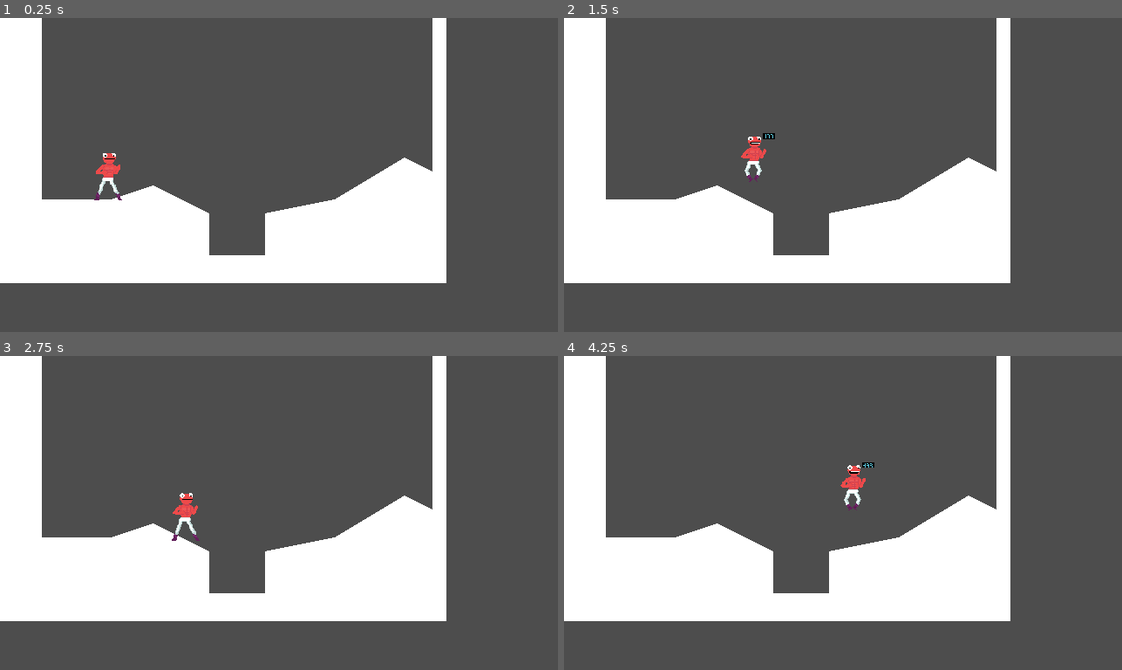
Above: before the commit, frames 1-4 (two rows, left to right).
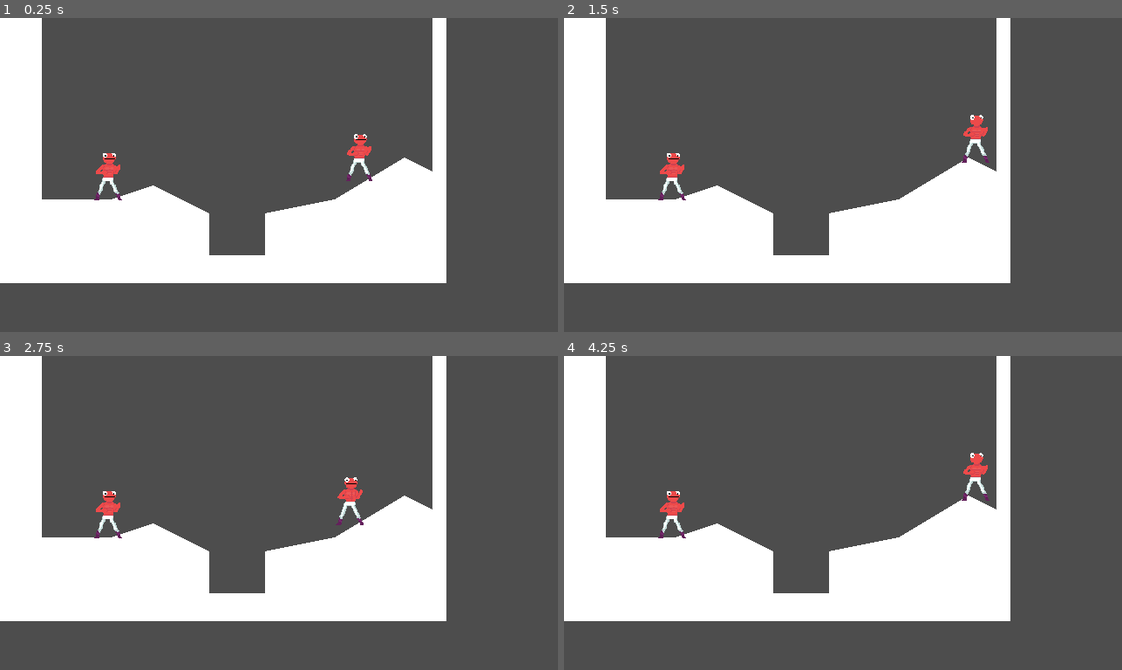
Above: after the commit, the same moments.

Repository: bmingles/gamejam-2024
Game: Godot game, scene res://world.tscn
The game is run twice, just before and just after one commit, with the same random seed, the same clock (stepped at 60 frames per second) and the same inputs.
Inputs:
- Up to frame 1 (0.25 s): no input
- Up to frame 2 (1.5 s): tap Enter (ui_accept) at 0.5, 0.6, 0.77, 1.07, 1.35 s; hold Right (ui_right) from 0.53 s (still down)
- Up to frame 3 (2.75 s): tap Enter (ui_accept) at 1.52, 1.82, 2.1 s; release Right (ui_right) at 2.03 s; hold Left (ui_left) from 2.03 s (still down)
- Up to frame 4 (4.25 s): release Left (ui_left) at 2.78 s; hold Right (ui_right) from 2.78 s (still down); tap Enter (ui_accept) at 2.85, 3.02, 3.32, 3.6, 3.77, 4.07 s

The runs differ from the first frame. In frame 1, 0.3% of the frame differs, in the area x 62-67%, y 36-52%; in frame 2, 1.0%, in the area x 16-77%, y 30-59%; in frame 3, 0.9%; in frame 4, 1.0%.

Commit message:
Multi player controls

Diff:
--- a/FrogFighters/player.gd
+++ b/FrogFighters/player.gd
@@ -1,5 +1,6 @@
 extends CharacterBody2D
 
+@export_enum("1", "2") var player_number: String
 
 const SPEED = 50.0
 const JUMP_VELOCITY = -200.0
@@ -13,18 +14,18 @@
 	if not is_on_floor():
 		velocity.y += gravity * delta
 
-	# Handle jump.
-	if Input.is_action_just_pressed("ui_accept") and is_on_floor():
+	# Jump
+	if Input.is_action_just_pressed("player" + player_number + "_jump") and is_on_floor():
 		velocity.y = JUMP_VELOCITY
 
-	# Get the input direction and handle the movement/deceleration.
-	# As good practice, you should replace UI actions with custom gameplay actions.
-	var direction = Input.get_axis("ui_left", "ui_right")
+	# Move
+	var direction = Input.get_axis("player" + player_number + "_left", "player" + player_number + "_right")
 	if direction:
 		velocity.x = direction * SPEED
 	else:
 		velocity.x = move_toward(velocity.x, 0, SPEED)
 
+	# Pick animation
 	if is_on_floor():
 		if direction:
 			$AnimatedSprite2D.play("shuffle")
--- a/FrogFighters/project.godot
+++ b/FrogFighters/project.godot
@@ -10,7 +10,7 @@
 
 [application]
 
-config/name="StreetChicken"
+config/name="Frog Fighter"
 run/main_scene="res://world.tscn"
 config/features=PackedStringArray("4.2", "Mobile")
 config/icon="res://icon.svg"
@@ -27,42 +27,55 @@
 
 player1_right={
 "deadzone": 0.5,
-"events": [Object(InputEventKey,"resource_local_to_scene":false,"resource_name":"","device":-1,"window_id":0,"alt_pressed":false,"shift_pressed":false,"ctrl_pressed":false,"meta_pressed":false,"pressed":false,"keycode":0,"physical_keycode":68,"key_label":0,"unicode":100,"echo":false,"script":null)
+"events": [Object(InputEventKey,"resource_local_to_scene":false,"resource_name":"","device":-1,"window_id":0,"alt_pressed":false,"shift_pressed":false,"ctrl_pressed":false,"meta_pressed":false,"pressed":false,"keycode":68,"physical_keycode":68,"key_label":68,"unicode":100,"echo":false,"script":null)
+, Object(InputEventJoypadMotion,"resource_local_to_scene":false,"resource_name":"","device":0,"axis":0,"axis_value":1.0,"script":null)
+, Object(InputEventJoypadButton,"resource_local_to_scene":false,"resource_name":"","device":0,"button_index":14,"pressure":0.0,"pressed":true,"script":null)
 ]
 }
 player1_left={
 "deadzone": 0.5,
 "events": [Object(InputEventKey,"resource_local_to_scene":false,"resource_name":"","device":-1,"window_id":0,"alt_pressed":false,"shift_pressed":false,"ctrl_pressed":false,"meta_pressed":false,"pressed":false,"keycode":0,"physical_keycode":65,"key_label":0,"unicode":97,"echo":false,"script":null)
+, Object(InputEventJoypadMotion,"resource_local_to_scene":false,"resource_name":"","device":0,"axis":0,"axis_value":-1.0,"script":null)
+, Object(InputEventJoypadButton,"resource_local_to_scene":false,"resource_name":"","device":0,"button_index":13,"pressure":0.0,"pressed":true,"script":null)
 ]
 }
 player1_jump={
 "deadzone": 0.5,
-"events": [Object(InputEventKey,"resource_local_to_scene":false,"resource_name":"","device":-1,"window_id":0,"alt_pressed":false,"shift_pressed":false,"ctrl_pressed":false,"meta_pressed":false,"pressed":false,"keycode":0,"physical_keycode":87,"key_label":0,"unicode":119,"echo":false,"script":null)
+"events": [Object(InputEventJoypadButton,"resource_local_to_scene":false,"resource_name":"","device":0,"button_index":1,"pressure":0.0,"pressed":true,"script":null)
 ]
 }
 player1_duck={
 "deadzone": 0.5,
-"events": [Object(InputEventKey,"resource_local_to_scene":false,"resource_name":"","device":-1,"window_id":0,"alt_pressed":false,"shift_pressed":false,"ctrl_pressed":false,"meta_pressed":false,"pressed":false,"keycode":0,"physical_keycode":83,"key_label":0,"unicode":115,"echo":false,"script":null)
+"events": [Object(InputEventKey,"resource_local_to_scene":false,"resource_name":"","device":-1,"window_id":0,"alt_pressed":false,"shift_pressed":false,"ctrl_pressed":false,"meta_pressed":false,"pressed":false,"keycode":83,"physical_keycode":83,"key_label":83,"unicode":115,"echo":false,"script":null)
+, Object(InputEventJoypadButton,"resource_local_to_scene":false,"resource_name":"","device":0,"button_index":12,"pressure":0.0,"pressed":true,"script":null)
+, Object(InputEventJoypadMotion,"resource_local_to_scene":false,"resource_name":"","device":0,"axis":1,"axis_value":1.0,"script":null)
 ]
 }
 player2_right={
 "deadzone": 0.5,
 "events": [Object(InputEventKey,"resource_local_to_scene":false,"resource_name":"","device":-1,"window_id":0,"alt_press …(182 unchanged characters)…
+, Object(InputEventJoypadButton,"resource_local_to_scene":false,"resource_name":"","device":1,"button_index":14,"pressure":0.0,"pressed":true,"script":null)
+, Object(InputEventJoypadMotion,"resource_local_to_scene":false,"resource_name":"","device":1,"axis":0,"axis_value":1.0,"script":null)
 ]
 }
 player2_left={
 "deadzone": 0.5,
 "events": [Object(InputEventKey,"resource_local_to_scene":false,"resource_name":"","device":-1,"window_id":0,"alt_press …(182 unchanged characters)…
+, Object(InputEventJoypadButton,"resource_local_to_scene":false,"resource_name":"","device":1,"button_index":13,"pressure":0.0,"pressed":true,"script":null)
+, Object(InputEventJoypadMotion,"resource_local_to_scene":false,"resource_name":"","device":1,"axis":0,"axis_value":-1.0,"script":null)
 ]
 }
 player2_jump={
 "deadzone": 0.5,
 "events": [Object(InputEventKey,"resource_local_to_scene":false,"resource_name":"","device":-1,"window_id":0,"alt_press …(182 unchanged characters)…
+, Object(InputEventJoypadButton,"resource_local_to_scene":false,"resource_name":"","device":1,"button_index":1,"pressure":0.0,"pressed":true,"script":null)
 ]
 }
 player2_duck={
 "deadzone": 0.5,
 "events": [Object(InputEventKey,"resource_local_to_scene":false,"resource_name":"","device":-1,"window_id":0,"alt_press …(182 unchanged characters)…
+, Object(InputEventJoypadButton,"resource_local_to_scene":false,"resource_name":"","device":1,"button_index":12,"pressure":0.0,"pressed":true,"script":null)
+, Object(InputEventJoypadMotion,"resource_local_to_scene":false,"resource_name":"","device":1,"axis":1,"axis_value":1.0,"script":null)
 ]
 }
 
--- a/FrogFighters/world.tscn
+++ b/FrogFighters/world.tscn
@@ -13,5 +13,10 @@
 
 [node name="Polygon2D" type="Polygon2D" parent="StaticBody2D/CollisionPolygon2D"]
 
-[node name="Player" parent="." instance=ExtResource("2_5ptf1")]
+[node name="Player1" parent="." instance=ExtResource("2_5ptf1")]
 position = Vector2(64, 80)
+player_number = "1"
+
+[node name="Player2" parent="." instance=ExtResource("2_5ptf1")]
+position = Vector2(208, 72)
+player_number = "2"
Not shown: 1 places in FrogFighters/player.tscn that only renumber resources
Not shown: 1 places in FrogFighters/world.tscn that only renumber resources
